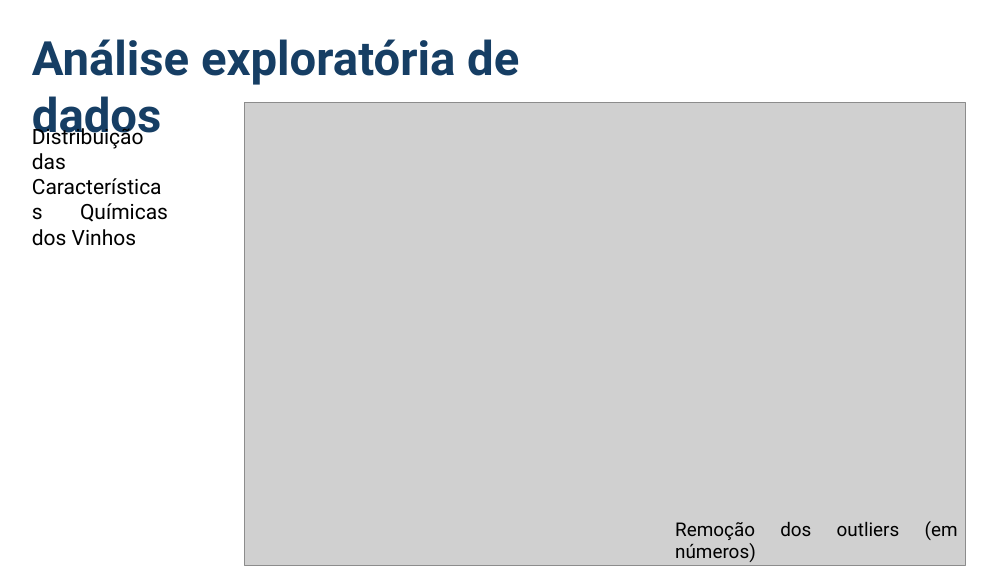
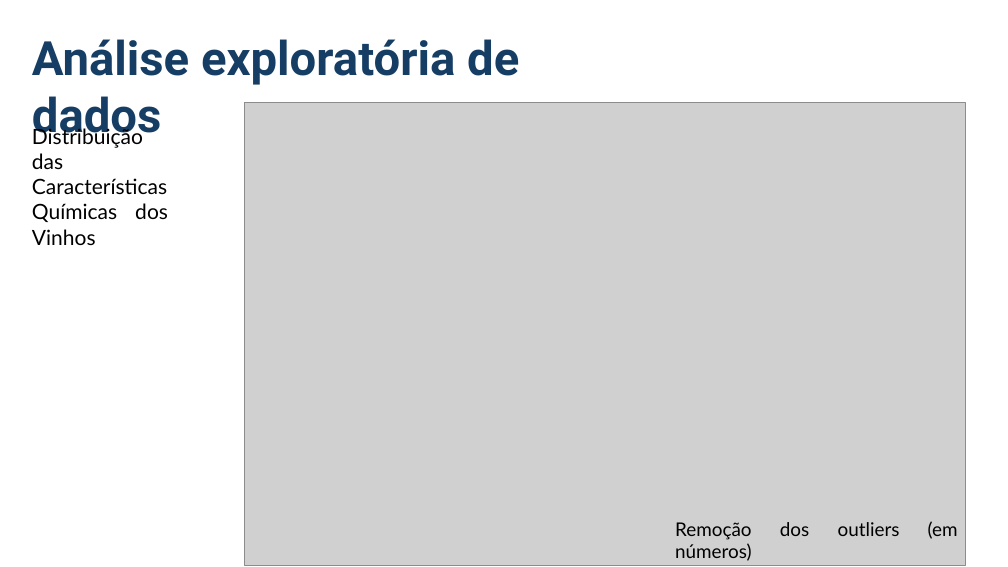
Before and after one commit to miguelamoreira/wineNotebook, a slide deck: slide 6 of apresentacao.pptx (slide 5 before the commit). Drawn at 1008x567 pixels with LibreOffice and Linux fonts; fonts in the diff are those of the drawing; grey boxes stand for pictures. Boxes give left, top, right and bottom in pixels: in the first picture for what was removed or moved away, otherwise in the second. Text is boxed around its words. In the diff, an @@ line names an element or a change of style, - is before the commit and + after.

Commit message:
slides

```diff
--- a/apresentacao.pptx
+++ b/apresentacao.pptx
@@ text "Distribuição das Características Químicas dos ..." at (x1=32, y1=125, x2=168, y2=245): font Roboto to Lato @@
@@ text "Remoção dos outliers (em números)" at (x1=675, y1=521, x2=958, y2=540): font Roboto to Lato @@
```
Also in this commit, not shown: 2 other slides changed, 1 slide added, 1 other file.
